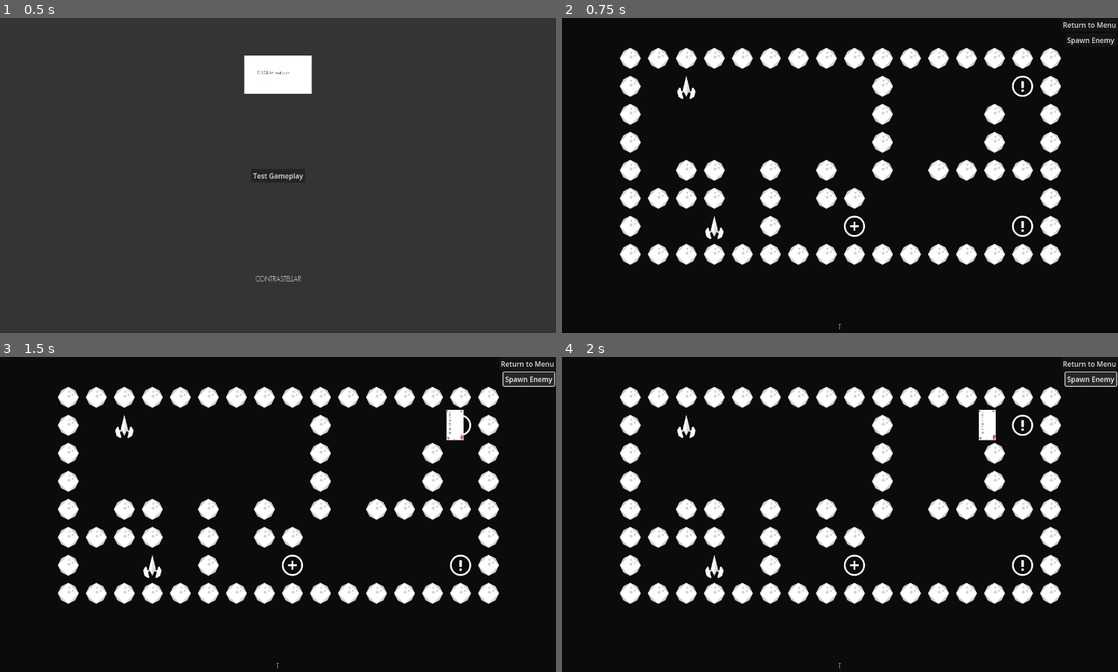
Above: before the commit, frames 1-4 (two rows, left to right).
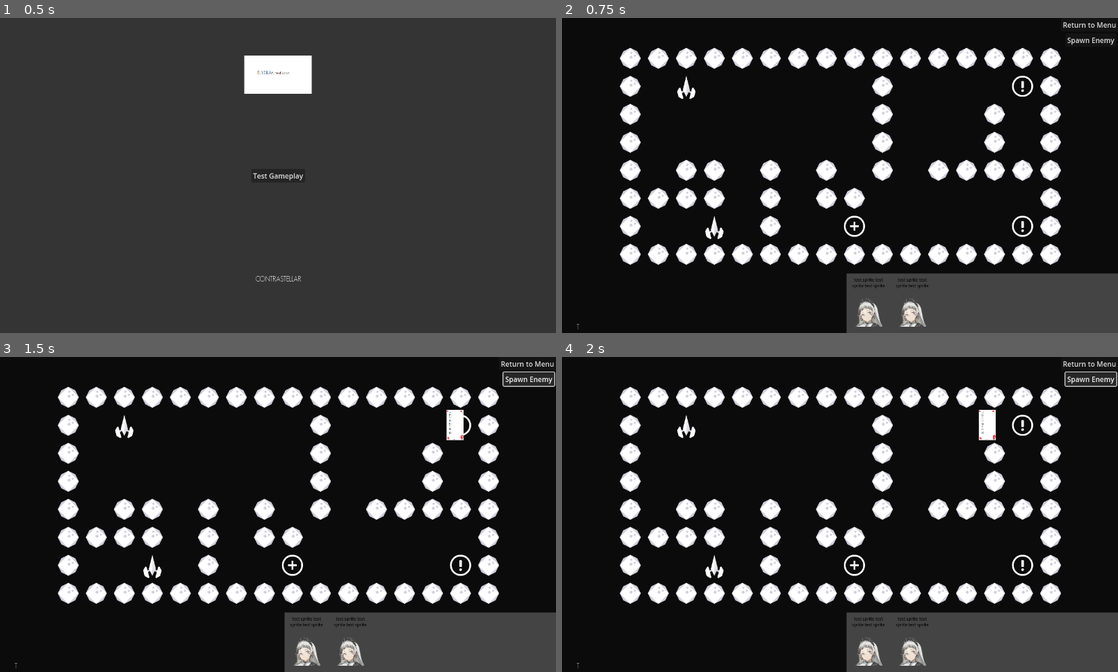
Above: after the commit, the same moments.

Repository: contrastellar/project-elysium
Game: Godot game, scene res://core/managers/scenemanager/scene_manager.tscn
The game is run twice, just before and just after one commit, with the same random seed, the same clock (stepped at 60 frames per second) and the same inputs.
Inputs:
- Up to frame 1 (0.5 s): no input
- Up to frame 2 (0.75 s): click "Test Gameplay" at 0.5 s
- Up to frame 3 (1.5 s): click "Spawn Enemy" at 1.25 s
- Up to frame 4 (2 s): no input

Frame 1 is identical in both runs. In frame 2, 9.2% of the frame differs, in the area x 2-100%, y 81-100%; in frame 3, 9.2%; in frame 4, 9.2%.

Commit message:
Guh? (You can kinda drag goober)

Diff:
--- a/assets/base_stage/base_stage.gd
+++ b/assets/base_stage/base_stage.gd
@@ -11,6 +11,7 @@
 	game_manager = get_parent()
 	assert(game_manager.get_parent() is SceneManager)
 	scene_manager = game_manager.get_parent()
+	tile_set = get_child(2)
 
 
 # Called every frame. 'delta' is the elapsed time since the previous frame.
--- a/assets/pcs/base_pc/base_pc.gd
+++ b/assets/pcs/base_pc/base_pc.gd
@@ -1,4 +1,4 @@
-extends Node
+extends Node2D
 class_name BasePC
 
 # Called when the node enters the scene tree for the first time.
--- a/assets/pcs/base_pc/base_pc.tscn
+++ b/assets/pcs/base_pc/base_pc.tscn
@@ -2,5 +2,5 @@
 
 [ext_resource type="Script" path="res://assets/pcs/base_pc/base_pc.gd" id="1_6yvbr"]
 
-[node name="BasePC" type="Node"]
+[node name="BasePC" type="Node2D"]
 script = ExtResource("1_6yvbr")
--- a/assets/pcs/lancer_pc_tile/lancer_pc_tile.gd
+++ b/assets/pcs/lancer_pc_tile/lancer_pc_tile.gd
@@ -1,11 +1,93 @@
 extends BasePC
+
+enum type {_placement_grid = 0, _grid = 1}
+
+
+var draggable: bool = false
+var is_inside_droppable: bool = false
+var droppable_position: Vector2 # The position (in global coords) of the droppable cell
+var offset: Vector2 # The place on the local body of the pc_tile
+var initial_pos: Vector2 # The starting place of the pc_tile when an interaction occurs
+var place_in_list: Vector2 # The position in the list, determined by a handler?
+var _deck: Deck # The grid that we're working off of, should always point to the parent of this node
+var _placement_grid: BaseGrid
+var _game_manager: GameManager
+var cost: int
 
 
 # Called when the node enters the scene tree for the first time.
 func _ready() -> void:
-	pass # Replace with function body.
+	IsDragging.is_dragging = false
+	_deck = get_parent()
+	assert(get_parent() is Deck)
+	assert(_deck.get_parent() is GameManager)
+	_game_manager = _deck.get_parent()
+	_placement_grid = _game_manager.stage.tile_set
+
+	scale = Vector2(0.15, 0.15)
 
 
 # Called every frame. 'delta' is the elapsed time since the previous frame.
-func _process(delta: float) -> void:
-	pass
+func _process(delta):
+	if draggable:
+		if Input.is_action_just_pressed("click"):
+			initial_pos = global_position
+			offset = get_global_mouse_position() - global_position
+			IsDragging.is_dragging = true
+
+		if Input.is_action_pressed("click"):
+			# INFO removed the offset
+			global_position = get_global_mouse_position()
+
+		elif Input.is_action_just_released("click"):
+			IsDragging.is_dragging = false
+			var mouse_pos: Vector2 = get_global_mouse_position()
+			var _placement_grid_inside_droppable: bool = _placement_grid.is_melee_droppable(mouse_pos)
+			var _grid_is_droppable: bool = _deck.is_droppable(mouse_pos)
+
+			is_inside_droppable = _placement_grid_inside_droppable or _grid_is_droppable
+			print("Droppable on deck? -- " + str(_grid_is_droppable))
+			print("Droppable on stage? -- " + str(_placement_grid_inside_droppable))
+
+			var _type_of_droppable: int
+			if is_inside_droppable and _placement_grid_inside_droppable:
+				_type_of_droppable = type._placement_grid
+				print("Is stage")
+
+			elif is_inside_droppable and _grid_is_droppable:
+				_type_of_droppable = type._grid
+				print("Is deck")
+
+
+			var tween = get_tree().create_tween()
+
+			if is_inside_droppable and _type_of_droppable == type._grid:
+				droppable_position = _deck.return_global_grid_position(mouse_pos)
+				tween.tween_property(self, "global_position", droppable_position, 0.1).set_ease(Tween.EASE_OUT)
+
+			elif is_inside_droppable and _type_of_droppable == type._placement_grid:
+				droppable_position = _placement_grid.return_global_grid_position(mouse_pos)
+				tween.tween_property(self, "global_position", droppable_position, 0.1).set_ease(Tween.EASE_OUT)
+
+			else:
+				tween.tween_property(self, "global_position", initial_pos, 0.1).set_ease(Tween.EASE_OUT)
+
+
+
+func reset_draggable():
+	if not IsDragging.is_dragging:
+		IsDragging.is_dragging = false
+		draggable = false
+		scale = Vector2(0.15, 0.15)
+
+
+# Function that runs when the mouse enters the tile
+func _on_area_2d_mouse_entered():
+	if not IsDragging.is_dragging:
+		draggable = true
+		scale = Vector2(0.16, 0.16)
+
+
+# Function that runs when the mouse exits the tile
+func _on_area_2d_mouse_exited():
+	reset_draggable()
--- a/assets/pcs/lancer_pc_tile/lancer_pc_tile.tscn
+++ b/assets/pcs/lancer_pc_tile/lancer_pc_tile.tscn
@@ -1,13 +1,32 @@
-[gd_scene load_steps=3 format=3 uid="uid://dxf6avsl2pp5q"]
+[gd_scene load_steps=4 format=3 uid="uid://dxf6avsl2pp5q"]
 
 [ext_resource type="Script" path="res://assets/pcs/lancer_pc_tile/lancer_pc_tile.gd" id="1_7dru8"]
 [ext_resource type="Texture2D" uid="uid://btv27u5ejqvqw" path="res://assets/pcs/lancer_pc_tile/lancer_pc_tile.png" id="2_i5u0f"]
 
-[node name="LancerPcTile" type="Node"]
+[sub_resource type="RectangleShape2D" id="RectangleShape2D_r06mw"]
+size = Vector2(508, 768)
+
+[node name="LancerPcTile" type="Node2D"]
 script = ExtResource("1_7dru8")
 
+[node name="ColorRect" type="ColorRect" parent="."]
+offset_left = -45.0
+offset_top = -60.0
+offset_right = 41.0
+offset_bottom = 64.0
+mouse_filter = 2
+color = Color(0.29219, 0.29219, 0.29219, 0.721569)
+
 [node name="Sprite" type="Sprite2D" parent="."]
-scale = Vector2(0.15, 0.15)
 texture = ExtResource("2_i5u0f")
 
 [node name="VisibleOnScreenNotifier2D" type="VisibleOnScreenNotifier2D" parent="."]
+
+[node name="Area2D" type="Area2D" parent="."]
+
+[node name="CollisionShape2D" type="CollisionShape2D" parent="Area2D"]
+position = Vector2(-1, 1)
+shape = SubResource("RectangleShape2D_r06mw")
+
+[connection signal="mouse_entered" from="Area2D" to="." method="_on_area_2d_mouse_entered"]
+[connection signal="mouse_exited" from="Area2D" to="." method="_on_area_2d_mouse_exited"]
--- a/assets/test_stage/test_stage.tscn
+++ b/assets/test_stage/test_stage.tscn
@@ -37,15 +37,11 @@
 color = Color(0.0430392, 0.0430392, 0.0430391, 1)
 
 [node name="Stage_ID" type="Label" parent="."]
-anchors_preset = 7
-anchor_left = 0.5
+anchors_preset = 2
 anchor_top = 1.0
-anchor_right = 0.5
 anchor_bottom = 1.0
-offset_left = -37.0
 offset_top = -23.0
-offset_right = 37.0
-grow_horizontal = 2
+offset_right = 74.0
 grow_vertical = 0
 text = "STAGE ID"
 label_settings = SubResource("LabelSettings_c0jqf")
--- /dev/null
+++ b/core/managers/deck/base_deck.gd
@@ -0,0 +1,53 @@
+extends Node2D
+class_name Deck
+
+var tile_map: DeckTileMap
+var game_manager: GameManager
+var stage: BaseStage
+var _positions: Array
+var _positions_is_open: Array
+var _game_manager_positions_ref: Array
+
+var _test_sprite: PackedScene = preload("res://assets/pcs/lancer_pc_tile/lancer_pc_tile.tscn")
+
+# Called when the node enters the scene tree for the first time.
+func _ready() -> void:
+	assert(find_child('TileMapLayer') is TileMapLayer)
+	tile_map = find_child('TileMapLayer')
+
+	game_manager = get_parent()
+	stage = game_manager.stage
+
+	_game_manager_positions_ref = game_manager.pc_types.duplicate()
+	var j = 0
+	for i in _game_manager_positions_ref:
+		add_player_character(i, j)
+		j += 1
+
+	return
+
+
+# Called every frame. 'delta' is the elapsed time since the previous frame.
+func _process(delta: float) -> void:
+	pass
+
+func normalize(pos: Vector2) -> Vector2:
+	return pos - position
+
+func add_player_character(type: String, idx: int) -> void:
+	type = type.to_lower()
+	if type == "test":
+		var player_char: BasePC = _test_sprite.instantiate()
+		player_char.position = tile_map.return_global_grid_position(tile_map.map_to_local(Vector2(idx, 0)))
+		add_child(player_char)
+		_positions.append(player_char)
+		_positions_is_open.append(true)
+
+
+func is_droppable(pos: Vector2) -> bool:
+	return tile_map.is_droppable(normalize(pos))
+
+
+
+func return_global_grid_position(pos: Vector2) -> Vector2:
+	return tile_map.return_global_grid_position(pos)
--- /dev/null
+++ b/core/managers/deck/base_deck.tscn
@@ -0,0 +1,37 @@
+[gd_scene load_steps=6 format=4 uid="uid://c363i12jwhylw"]
+
+[ext_resource type="Script" path="res://core/managers/deck/base_deck.gd" id="1_rgy80"]
+[ext_resource type="Texture2D" uid="uid://c5luasnlr27yt" path="res://core/icons/kenney_simple-space/PNG/Default/ship_B.png" id="2_apyon"]
+[ext_resource type="Script" path="res://core/managers/deck/tile_map_layer.gd" id="2_ku52f"]
+
+[sub_resource type="TileSetAtlasSource" id="TileSetAtlasSource_yhdby"]
+texture = ExtResource("2_apyon")
+0:0/size_in_atlas = Vector2i(4, 4)
+0:0/0 = 0
+0:0/0/custom_data_0 = true
+
+[sub_resource type="TileSet" id="TileSet_dbih1"]
+tile_size = Vector2i(100, 100)
+custom_data_layer_0/name = "droppable"
+custom_data_layer_0/type = 1
+sources/1 = SubResource("TileSetAtlasSource_yhdby")
+
+[node name="BaseDeck" type="Node2D"]
+script = ExtResource("1_rgy80")
+
+[node name="TileMapLayer" type="TileMapLayer" parent="."]
+visible = false
+tile_map_data = PackedByteArray("AAAAAAAAAQAAAAAAAAABAAAAAQAAAAAAAAACAAAAAQAAAAAAAAADAAAAAQAAAAAAAAAFAAAAAQAAAAAAAAAEAAAAAQAAAAAAAAA=")
+tile_set = SubResource("TileSet_dbih1")
+script = ExtResource("2_ku52f")
+
+[node name="ColorRect" type="ColorRect" parent="."]
+anchors_preset = 4
+anchor_top = 0.5
+anchor_bottom = 0.5
+offset_top = -16.0
+offset_right = 640.0
+offset_bottom = 166.0
+grow_vertical = 2
+mouse_filter = 2
+color = Color(0.513726, 0.513726, 0.513726, 0.47451)
--- /dev/null
+++ b/core/managers/deck/tile_map_layer.gd
@@ -0,0 +1,38 @@
+extends TileMapLayer
+class_name DeckTileMap
+
+enum droppable {droppable = 1, undroppable = 2}
+
+const SIDE_SIZE = 100
+
+# Called when the node enters the scene tree for the first time.
+func _ready() -> void:
+	pass # Replace with function body.
+
+
+# Called every frame. 'delta' is the elapsed time since the previous frame.
+func _process(delta: float) -> void:
+	pass
+
+
+func normalize_point_to_grid(pos: Vector2i) -> Vector2i:
+	return pos
+
+
+func return_global_grid_position(pos: Vector2) -> Vector2:
+	pos = normalize_point_to_grid(pos)
+	# There's some messy math going on here, but here's the basics
+	# 1. We convert the position to local coords on the map
+	# 2. We multiply that by the vector that is the length of the two sides (cartesian product)
+	# 3. We add the distance of half the cell-size to center it.
+	return (Vector2(local_to_map(pos)) * Vector2(SIDE_SIZE, SIDE_SIZE)) + position + Vector2(SIDE_SIZE/2, SIDE_SIZE/2)
+
+func is_droppable(pos: Vector2) -> bool:
+	var _pos = normalize_point_to_grid(pos)
+	_pos = local_to_map(pos)
+
+	print(get_cell_source_id(pos))
+	if get_cell_source_id(_pos) == droppable.droppable:
+		return true
+
+	return false
--- a/core/managers/game_manager/game_manager.gd
+++ b/core/managers/game_manager/game_manager.gd
@@ -10,7 +10,8 @@
 var stage_scene: PackedScene
 var stage: BaseStage
 var _arena: BaseGrid # Will be the playable_grid
-var _deck: TileMapLayer # Will be where ANGELs are "stored"
+var _deck_scene: PackedScene = preload("res://core/managers/deck/base_deck.tscn")
+var _deck: Deck # Will be where ANGELs are "stored"
 
 var stage_id: String
 
@@ -36,7 +37,7 @@
 
 # PC related variables
 var _pc_count: int
-var _pc_types: Array = Array()
+var pc_types: Array = Array()
 
 var _is_setup: bool = false
 
@@ -46,7 +47,6 @@
 func _ready() -> void:
 	scene_manager = get_parent()
 	assert(scene_manager is SceneManager)
-
 
 
 
@@ -86,6 +86,9 @@
 	stage.set_stage_id(mission_uid)
 	_arena = stage.find_child("TileMap")
 	_arena.update_tiles()
+	_deck = _deck_scene.instantiate()
+	_deck.position = Vector2i(650, 600)
+	add_child(_deck)
 	game_prepared.emit()
 	return
 
@@ -117,7 +120,7 @@
 	# Handle PC variables
 	_pc_count = mission_parameters["pcs"]["count"]
 	for i in _pc_count:
-		_pc_types.append(mission_parameters["pcs"][str(i)])
+		pc_types.append(mission_parameters["pcs"][str(i)])
 
 	return
 
@@ -138,7 +141,7 @@
 
 
 func get_pc_data(idx: int) -> String:
-	return _pc_types[idx]
+	return pc_types[idx]
 
 
 func get_tile_set() -> TileSet:
--- /dev/null
+++ b/is_dragging.gd
@@ -0,0 +1,3 @@
+extends Node
+
+var is_dragging = false
--- a/project.godot
+++ b/project.godot
@@ -18,6 +18,10 @@
 boot_splash/show_image=false
 config/icon="res://icon.svg"
 
+[autoload]
+
+IsDragging="*res://is_dragging.gd"
+
 [display]
 
 window/size/viewport_width=1270
@@ -31,3 +35,11 @@
 
 version_control/plugin_name="GitPlugin"
 version_control/autoload_on_startup=true
+
+[input]
+
+click={
+"deadzone": 0.5,
+"events": [Object(InputEventMouseButton,"resource_local_to_scene":false,"resource_name":"","device":-1,"window_id":0,"alt_pressed":false,"shift_pressed":false,"ctrl_pressed":false,"meta_pressed":false,"button_mask":0,"position":Vector2(0, 0),"global_position":Vector2(0, 0),"factor":1.0,"button_index":1,"canceled":false,"pressed":false,"double_click":false,"script":null)
+]
+}
Not shown, changed: core/fonts/GeosansLight.ttf.import
